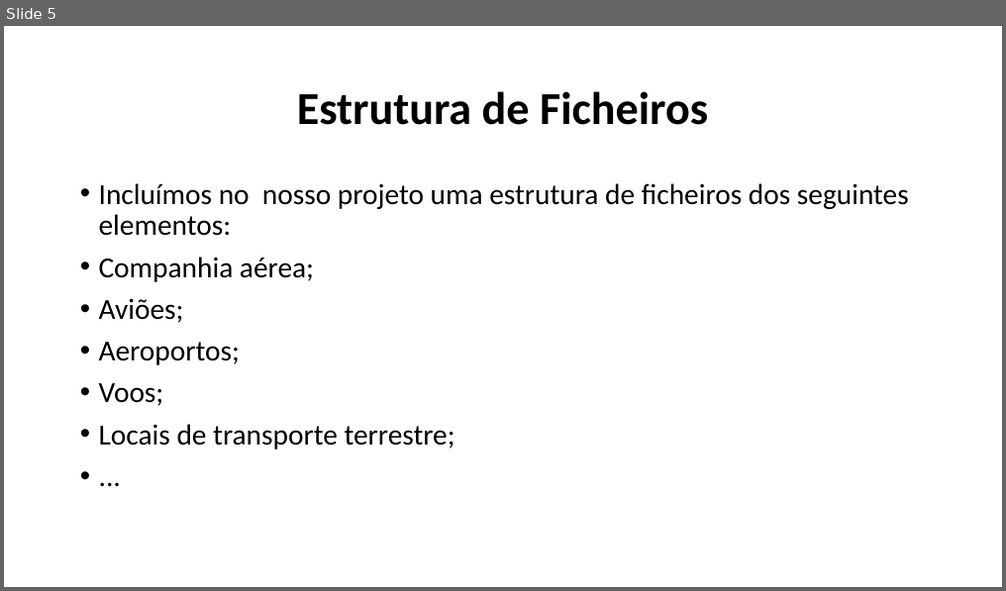
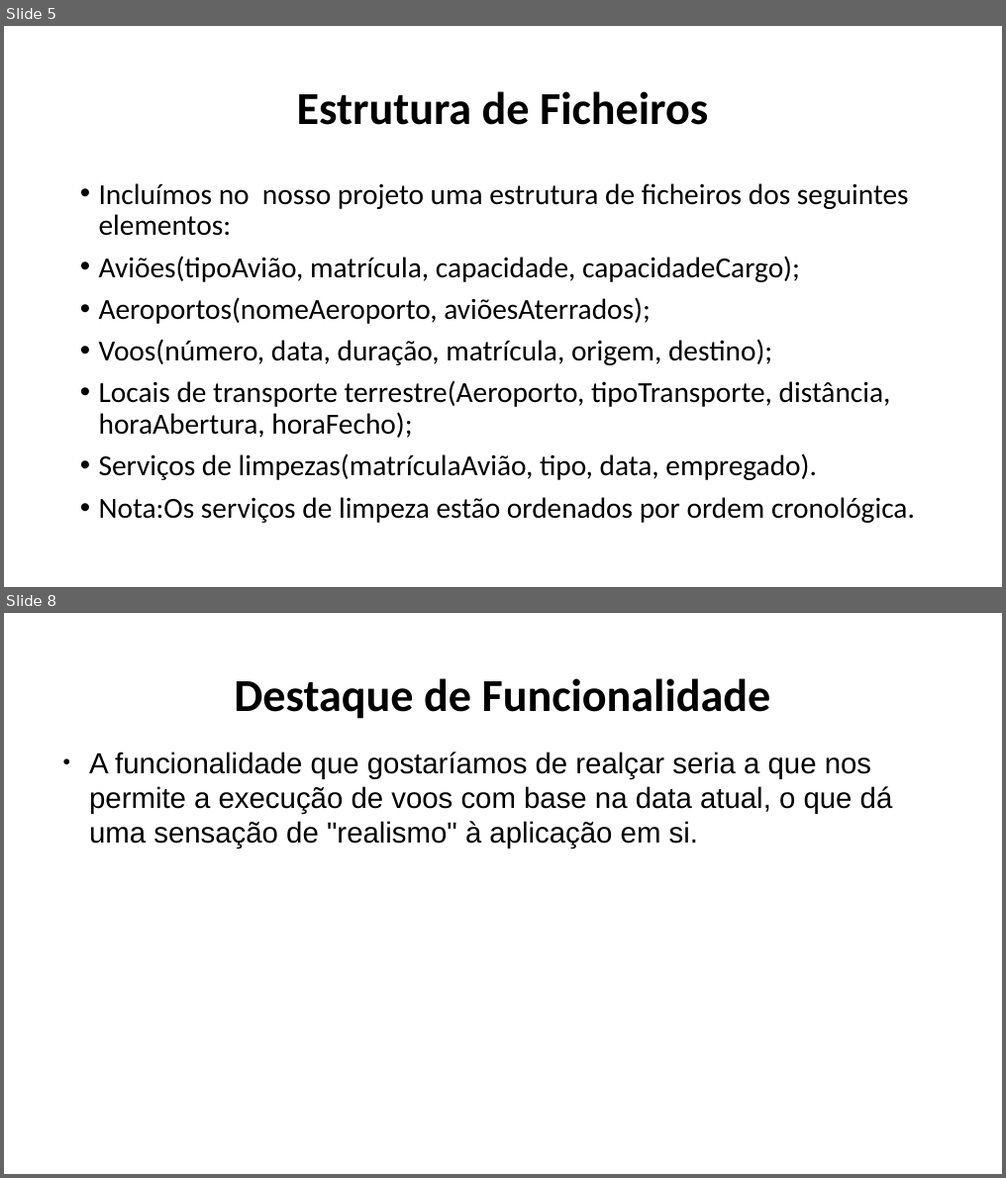
Before and after one commit to Naapperas/feup-aed-proj1, a slide deck: Apresentação.pptx. Shown one above the other, each under a label of ours: slide 5 before the commit, slides 5 and 8 after it; the slides between them are not shown. The pictures are 1006x591 and 1006x1178 pixels, drawn with LibreOffice and Linux fonts; fonts in the diff are those of the drawing. Boxes give left, top, right and bottom in pixels: in the first picture for what was removed or moved away, otherwise in the second. Text is boxed around its words. In the diff, an @@ line names an element or a change of style, - is before the commit and + after.

```diff
--- a/Apresentação.pptx
+++ b/Apresentação.pptx
@@ slide 8 added at <box>4,613,1002,1174</box>, background #FFFFFF @@
@@ text added at <box>234,678,771,719</box>, 44 pt, text #000000, bold @@
+Destaque de Funcionalidade
@@ text added at <box>89,752,893,849</box>, 28 pt, text #000000 @@
+● A funcionalidade que gostaríamos de realçar seria a que nos permite a execução de voos com base na data atual, o que dá uma sensação de "realismo" à aplicação em si.
@@ slide 5 changed as well @@
@@ text at <box>99,256,915,523</box>: text changed @@
-• Companhia aérea;
-• Aviões;
-• Aeroportos;
-• Voos;
-• Locais de transporte terrestre;
-• ...
+• Aviões(tipoAvião, matrícula, capacidade, capacidadeCargo);
+• Aeroportos(nomeAeroporto, aviõesAterrados);
+• Voos(número, data, duração, matrícula, origem, destino);
+• Locais de transporte terrestre(Aeroporto, tipoTransporte, distância, horaAbertura, horaFecho);
+• Serviços de limpezas(matrículaAvião, tipo, data, empregado).
+• Nota:Os serviços de limpeza estão ordenados por ordem cronológica.
```
Also in this commit, not shown: 2 other slides changed, 2 other slides added, 2 slides removed.
